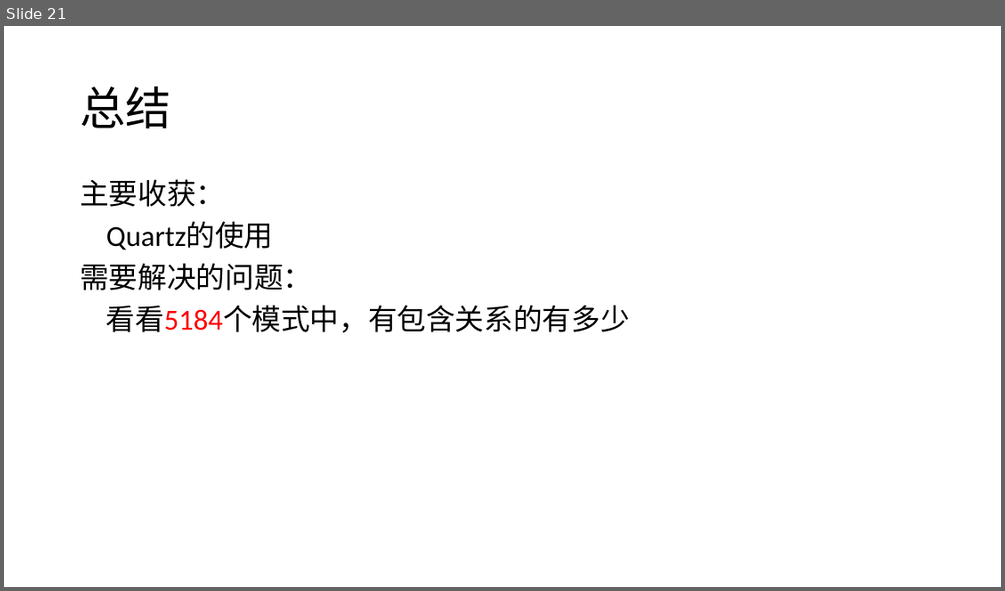
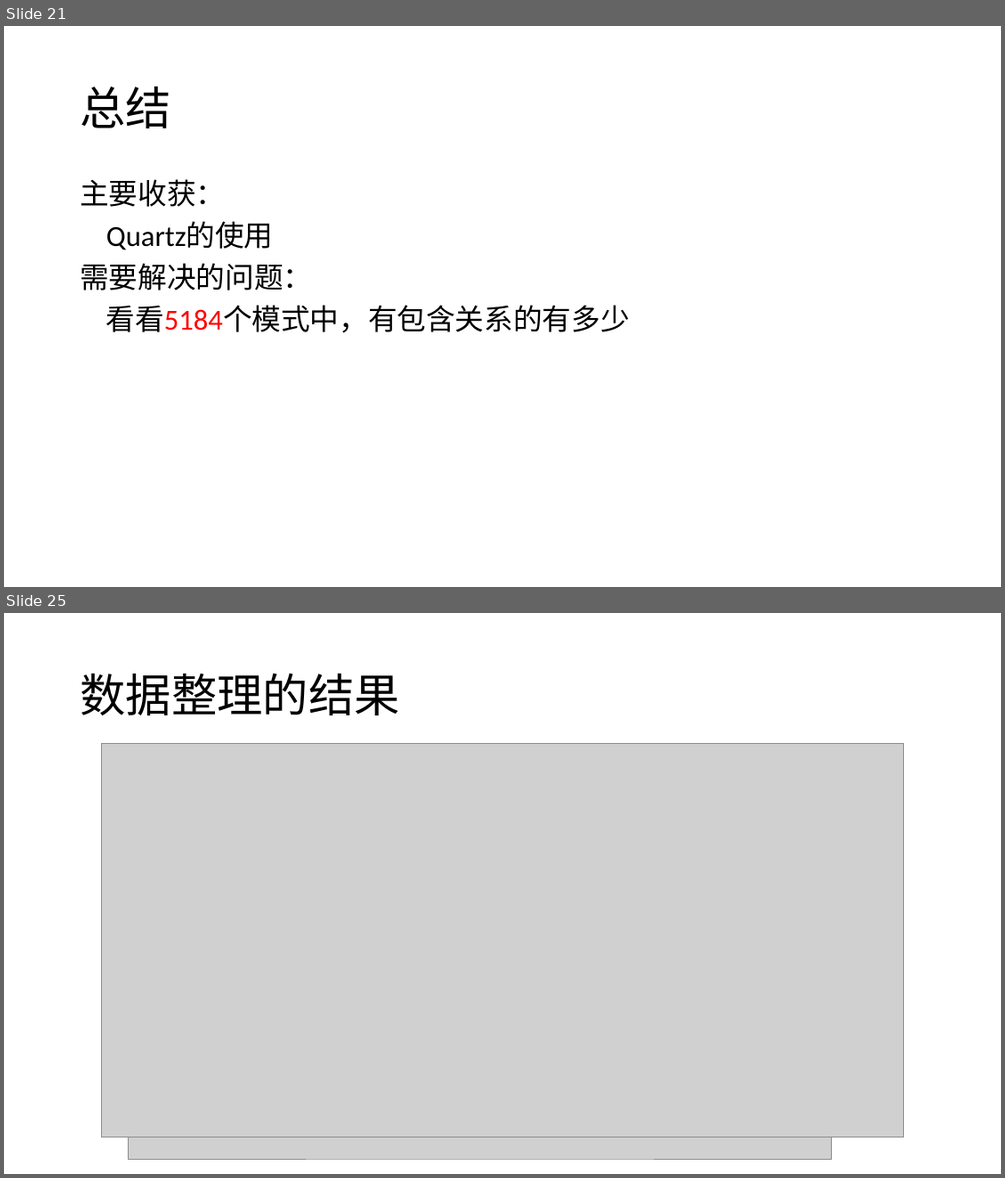
Before and after one commit to RosaryXiang/Pattern-Scheduler, a slide deck: Pattern Scheduler.pptx. Shown one above the other, each under a label of ours: slide 21 before the commit, slides 21 and 25 after it; the slides between them are not shown. The pictures are 1005x591 and 1005x1178 pixels, drawn with LibreOffice and Linux fonts; fonts in the diff are those of the drawing; grey boxes stand for pictures. Boxes give left, top, right and bottom in pixels: in the first picture for what was removed or moved away, otherwise in the second. Text is boxed around its words. In the diff, an @@ line names an element or a change of style, - is before the commit and + after.

```diff
--- a/Pattern Scheduler.pptx
+++ b/Pattern Scheduler.pptx
@@ slide 25 added at (4, 613, 1001, 1174), background #FFFFFF @@
@@ title added at (80, 673, 399, 715), 44 pt, text #000000 @@
+数据整理的结果
@@ picture added at (101, 743, 904, 1137) @@
@@ picture added at (129, 743, 832, 1159) @@
```
Also in this commit, not shown: 5 other slides added, 7 other files.
